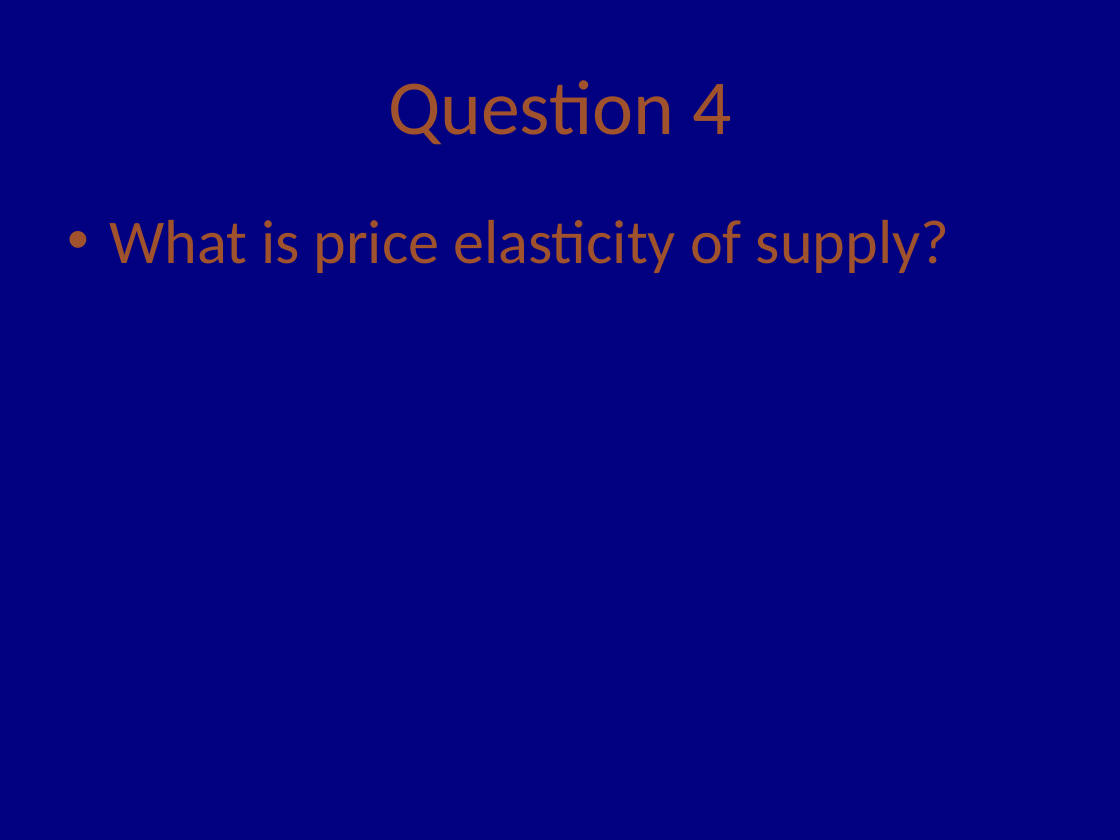
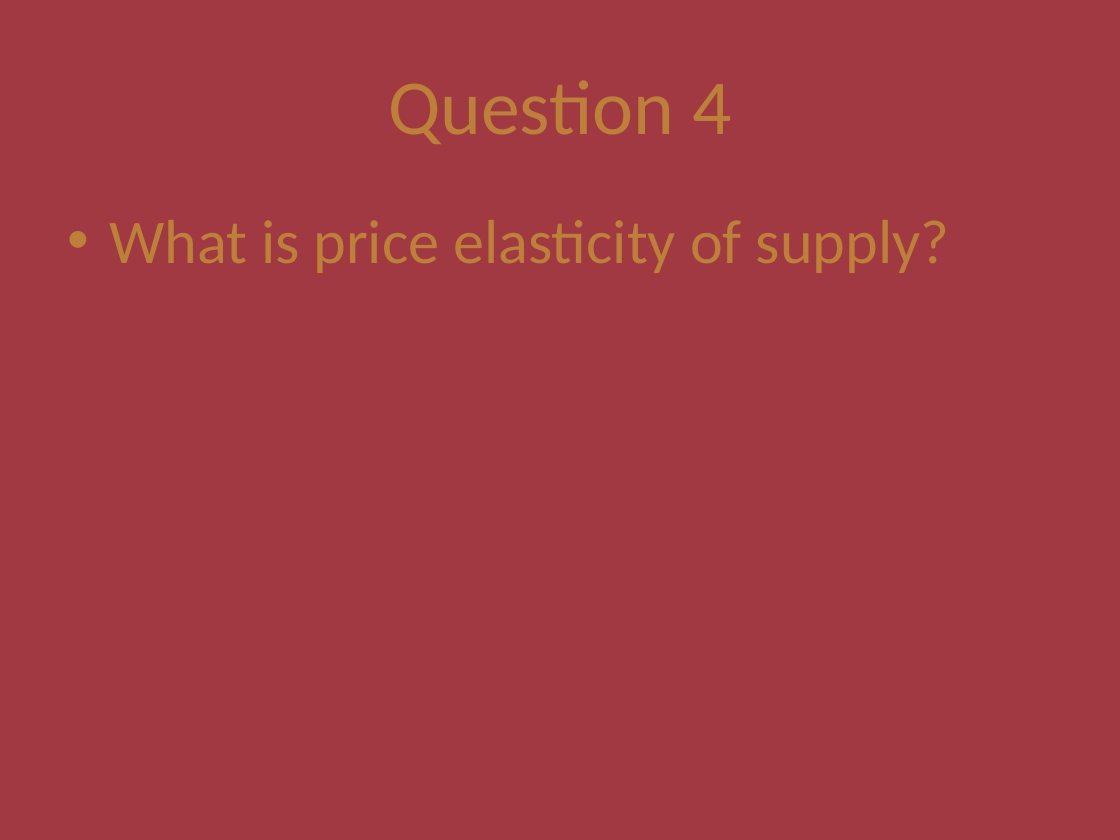
Before and after one commit to zhixiangteoh/tP, a slide deck: slide 8 of pptx/Micro-Economics.pptx. Drawn at 1120x840 pixels with LibreOffice and Linux fonts; fonts in the diff are those of the drawing. Boxes give left, top, right and bottom in pixels: in the first picture for what was removed or moved away, otherwise in the second. Text is boxed around its words. In the diff, an @@ line names an element or a change of style, - is before the commit and + after.

Commit message:
Add Default Color Scheme options to pptx

```diff
--- a/pptx/Micro-Economics.pptx
+++ b/pptx/Micro-Economics.pptx
@@ background #000080 to #A13942 @@
@@ title "Question 4" at [388,80,731,144]: text colour #A0522D to #BD8038 @@
@@ text "What is price elasticity of ..." at [109,220,949,273]: text colour #A0522D to #BD8038 @@
```
Also in this commit, not shown: 10 other slides changed, 6 other files.
